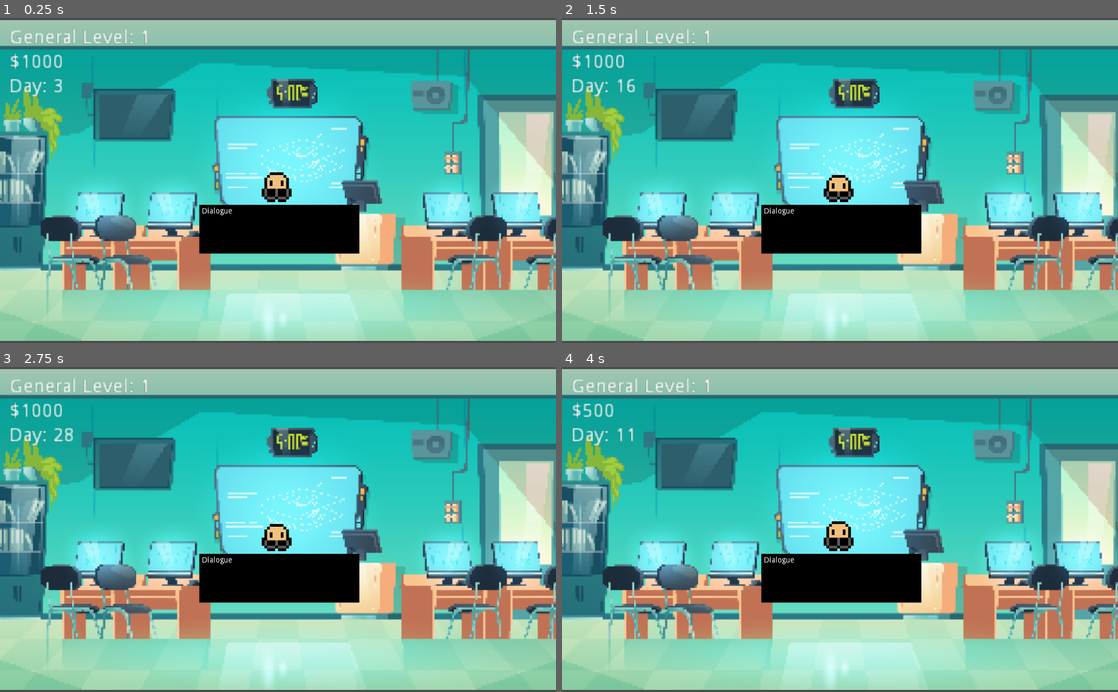
Above: before the commit, frames 1-4 (two rows, left to right).
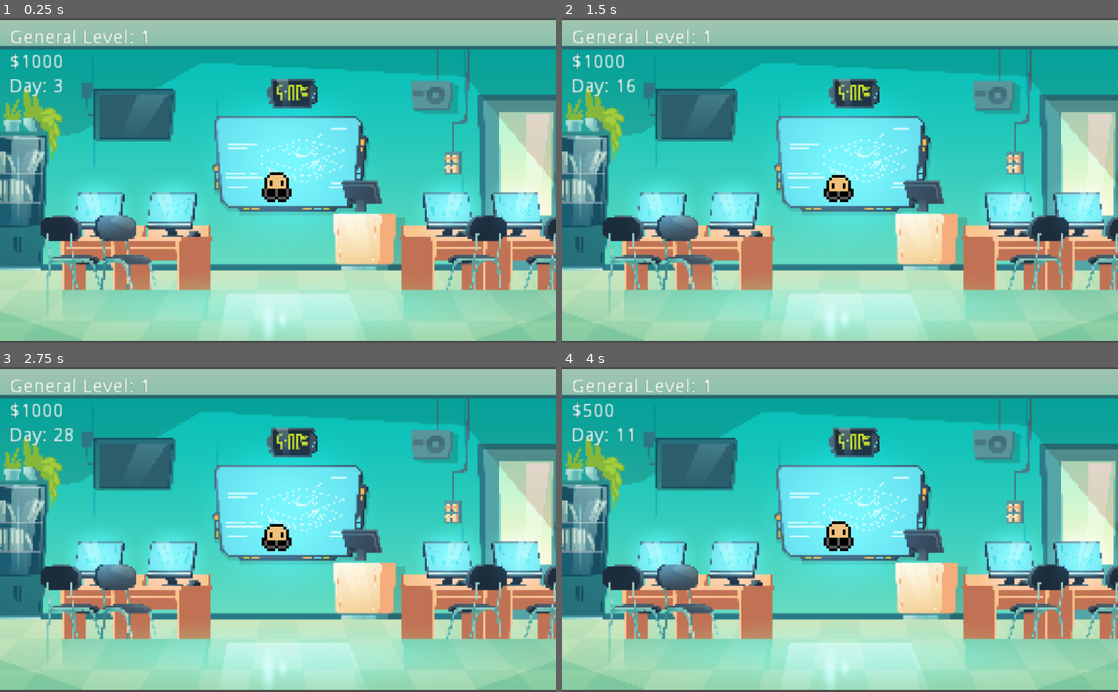
Above: after the commit, the same moments.

Repository: IgorSFG/IP-GAME
Game: Godot game, scene res://Main.tscn
Same seed, same stepped clock (60 frames per second), same inputs: the game is played once before the commit and once after it.
Inputs:
- Up to frame 1 (0.25 s): no input
- Up to frame 2 (1.5 s): tap Enter at 0.5 s; tap Space at 1.25 s
- Up to frame 3 (2.75 s): no input
- Up to frame 4 (4 s): tap Enter at 3.5 s

The runs differ from the first frame. In frame 1, 4.4% of the frame differs, in the area x 35-65%, y 57-73%; in frame 2, 4.4%; in frame 3, 4.4%; in frame 4, 4.4%.

Commit message:
Lista de conteudos

Diff:
--- a/IPGodot/Contents.gd
+++ b/IPGodot/Contents.gd
@@ -2,7 +2,7 @@
 class_name Contents
 
 # Search
-var IPcontent = ["What is a IP.",
+const IPcontent = ["What is a IP.",
 "IP Types.",
 "Why IP is important.",
 "How identify a IP.",
@@ -10,27 +10,12 @@
 "How comercialize a IP.",
 "IP violation."]
 
-var DEVcontent = ["Book", "Art", "App", "Music", "Mark", "Patent"]
+const DEVcontent = ["Book", "Art", "App", "Music", "Mark", "Patent"]
 
 # Feelings:
-var introduce = "Let's develop something. I need gain some momey or I will break at the end of the month..."
+const introduce = "Let's develop something. I need gain some momey or I will break at the end of the month..."
 
-var missing = ["Hummmm... I need search for something to develop first!",
+const missing = ["Hummmm... I need search for something to develop first!",
 "Oh no! I'm at end of the month... And I have no money!!!"]
 
-var doubts = [""]
-
-
-
-func _on_Button_button_down():
-	var position = 0
-	for dev in DEVcontent:
-		if $Button.text == dev:
-			DEVcontent.erase(dev)
-		position += 1
-
-	position = 0
-	for ip in IPcontent:
-		if $Button.text == ip:
-			IPcontent.erase(ip)
-		position += 1
+const doubts = [""]
--- a/IPGodot/Contents.tscn
+++ b/IPGodot/Contents.tscn
@@ -10,7 +10,7 @@
 "_edit_use_anchors_": false
 }
 
-[node name="Button" type="Button" parent="."]
+[node name="ContentButton" type="Button" parent="."]
 margin_right = 280.0
 margin_bottom = 20.0
 rect_scale = Vector2( 0.25, 0.25 )
@@ -20,5 +20,3 @@
 __meta__ = {
 "_edit_use_anchors_": false
 }
-
-[connection signal="button_down" from="Button" to="." method="_on_Button_button_down"]
--- a/IPGodot/Main.gd
+++ b/IPGodot/Main.gd
@@ -1,6 +1,21 @@
-extends Contents
+extends Node
 
 const ListContents = preload("res://Contents.tscn")
+const listcontents = preload("res://Contents.gd")
+
+#Search/Dev
+const DEVcontent = listcontents.DEVcontent
+const IPcontent = listcontents.IPcontent
+
+#Feelings
+const intro = listcontents.introduce
+const miss = listcontents.missing
+const doubt = listcontents.doubts
+
+const daytime = 0.1
+
+var devcontent = []
+var ipcontent = []
 
 var timer = Timer.new()
 var day = 1
@@ -9,13 +24,13 @@
 
 func _ready():
 	$Panel.visible = false
-	timing()
+	$Dialogue.visible = false
+	timing("timeLefting", daytime, false)
 
-
-
-func timing():
-	timer.connect("timeout",self,"timeLefting")
-	timer.wait_time = 0.1
+func timing(_func, time, shot):
+	timer.connect("timeout",self,_func)
+	timer.wait_time = time
+	timer.one_shot = shot
 	add_child(timer)
 	timer.start()
 
@@ -25,34 +40,64 @@
 	if day >= 30:
 		day = 0
 
-func add_content(value):
+func showDialogue(dialogue, namee):
+	$Dialogue.visible = true
+	$Dialogue/ColorRect/Text.text = str(namee) + ": " + str(dialogue)
+
+func add_content(value, context):
 	var content = ListContents.instance()
-	content.get_node("Button").text = value
+	var contentButton = content.get_node("ContentButton")
+	contentButton.text = value
+
+	if context == "search": contentButton.connect("pressed", self, "contentSearch", [contentButton.text])
+	elif context == "develop": contentButton.connect("pressed", self, "contentDevelop", [contentButton.text])
+
 	content.rect_min_size = Vector2(75,5)
 	$Panel/Scroll/List.add_child(content)
 
+func contentSearch(content):
+	print("Searching...")
+	if devcontent.has(content): return
+	devcontent.append(content)
+	DEVcontent.erase(content)
+	IPcontent.erase(content)
 
-func _on_Player_search_pressed():
+func contentDevelop(content):
+	pass
+
+func _on_Player_search_pressed(level):
 	$Panel.visible = true
 
 	var count = 0
 	for dev in DEVcontent:
-		add_content(dev)
+		add_content(dev, "search")
 		count += 1
 
 	count = 0
 	for ip in IPcontent:
-		add_content(ip)
+		add_content(ip, "search")
+		count += 1
+
+func _on_Player_develop_pressed(level, namee):
+	print("Develop Pressed")
+	if devcontent.empty():
+		showDialogue(miss[0], namee)
+		return
+
+	var count = 0
+	for dev in devcontent:
+		add_content(dev, "develop")
 		count += 1
 
 
-func _on_Player_develop_pressed():
+
 	$Panel.visible = true
 
 
 
 func _on_ExitButton_button_down():
 	$Panel.visible = false
+	$Dialogue.visible = false
 	$Player/Actions.visible = false
 	for child in $Panel/Scroll/List.get_child_count():
 		$Panel/Scroll/List.get_child(child).queue_free()
--- a/IPGodot/Main.tscn
+++ b/IPGodot/Main.tscn
@@ -25,6 +25,32 @@
 
 [node name="Player" parent="." instance=ExtResource( 1 )]
 
+[node name="Dialogue" type="Control" parent="."]
+visible = false
+margin_right = 40.0
+margin_bottom = 40.0
+__meta__ = {
+"_edit_use_anchors_": false
+}
+
+[node name="ColorRect" type="ColorRect" parent="Dialogue"]
+margin_left = -29.0
+margin_top = 9.0
+margin_right = 30.0
+margin_bottom = 27.0
+color = Color( 0, 0, 0, 1 )
+__meta__ = {
+"_edit_use_anchors_": false
+}
+
+[node name="Text" type="RichTextLabel" parent="Dialogue/ColorRect"]
+margin_left = 1.0
+margin_top = 1.0
+margin_right = 286.0
+margin_bottom = 81.0
+rect_scale = Vector2( 0.2, 0.2 )
+text = "Dialogue"
+
 [node name="Panel" type="Panel" parent="."]
 visible = false
 margin_left = -36.0
--- a/IPGodot/Player.gd
+++ b/IPGodot/Player.gd
@@ -2,6 +2,8 @@
 
 signal search_pressed
 signal develop_pressed
+signal feelings_pressed
+signal historic_pressed
 
 var namee = ""
 var money = 1000
@@ -19,7 +21,6 @@
 	$HUD/GridContainer/Money.text = "$" + str(money)
 	$HUD/GridContainer/Day.text = "Day: 1"
 	$PlayerArt/AnimationPlayer.play("Idle")
-
 
 #func _process(delta):
 #	pass
@@ -39,8 +40,16 @@
 	else: $Actions.visible = false
 
 func _on_Search_button_down():
-	emit_signal("search_pressed")
+	emit_signal("search_pressed", [generalLevel])
 
 
 func _on_Develop_button_down():
-	emit_signal("develop_pressed")
+	emit_signal("develop_pressed", [generalLevel], [namee])
+
+
+func _on_Feelings_button_down():
+	emit_signal("feelings_pressed", [namee])
+
+
+func _on_Historic_button_down():
+	emit_signal("historic_pressed")
--- a/IPGodot/Player.tscn
+++ b/IPGodot/Player.tscn
@@ -79,6 +79,17 @@
 "_edit_use_anchors_": false
 }
 
+[node name="Feelings" type="Button" parent="Actions"]
+margin_left = 38.0
+margin_top = 14.0
+margin_right = 103.0
+margin_bottom = 34.0
+rect_scale = Vector2( 0.25, 0.25 )
+text = "Feelings"
+__meta__ = {
+"_edit_use_anchors_": false
+}
+
 [node name="Historic" type="Button" parent="Actions"]
 margin_left = -14.0
 margin_top = 14.0
@@ -86,39 +97,9 @@
 margin_bottom = 34.0
 rect_scale = Vector2( 0.25, 0.25 )
 text = "Historic"
-
-[node name="Feelings" type="Button" parent="Actions"]
-margin_left = 38.0
-margin_top = 14.0
-margin_right = 103.0
-margin_bottom = 34.0
-rect_scale = Vector2( 0.25, 0.25 )
-text = "Feelings"
-
-[node name="Dialogue" type="Control" parent="."]
-margin_right = 40.0
-margin_bottom = 40.0
 __meta__ = {
 "_edit_use_anchors_": false
 }
-
-[node name="ColorRect" type="ColorRect" parent="Dialogue"]
-margin_left = -29.0
-margin_top = 9.0
-margin_right = 30.0
-margin_bottom = 27.0
-color = Color( 0, 0, 0, 1 )
-__meta__ = {
-"_edit_use_anchors_": false
-}
-
-[node name="Text" type="RichTextLabel" parent="Dialogue/ColorRect"]
-margin_left = 1.0
-margin_top = 1.0
-margin_right = 286.0
-margin_bottom = 81.0
-rect_scale = Vector2( 0.2, 0.2 )
-text = "Dialogue"
 
 [node name="GoActions" type="Button" parent="."]
 modulate = Color( 1, 1, 1, 0 )
@@ -175,4 +156,6 @@
 
 [connection signal="button_down" from="Actions/Develop" to="." method="_on_Develop_button_down"]
 [connection signal="button_down" from="Actions/Search" to="." method="_on_Search_button_down"]
+[connection signal="button_down" from="Actions/Feelings" to="." method="_on_Feelings_button_down"]
+[connection signal="button_down" from="Actions/Historic" to="." method="_on_Historic_button_down"]
 [connection signal="toggled" from="GoActions" to="." method="_on_GoActions_toggled"]
